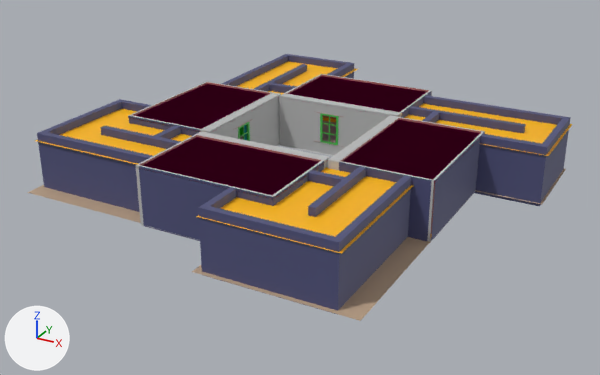
A saved change to the FBX model Assets/Meshes/Room_Loop1.fbx.
Camera for both pictures: a 50 mm lens placed at (35.7, -63.9, 33.4), pointed at (0.8, -0.4, 1.7). Lighting does not change. The marker at lower left points along +X, +Y and +Z. Where no turn or scale is listed for an object, it has been applied to the vertices.
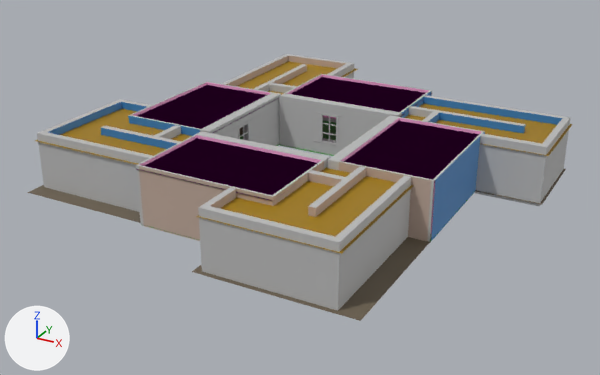
What differs and where, as boxes [x1, y1, x2, y2] in the pictures (600 x 375 px; the box of a moved part takes in the faces that stretch with it):
'polySurface474', recoloured, reshaped: [27, 54, 572, 321] in both
part 1 of me_mesh, moved or reshaped: before [136, 137, 328, 199]; after [137, 138, 324, 201]
part 2 of me_mesh, moved or reshaped: before [285, 76, 427, 116]; after [291, 77, 432, 117]
part 3 of me_mesh, moved or reshaped: before [342, 120, 485, 183]; after [327, 121, 479, 183]
part 4 of me_mesh, moved or reshaped: before [128, 84, 274, 132]; after [138, 85, 278, 133]
part 5 of me_mesh, moved or reshaped: before [474, 134, 542, 205]; after [475, 134, 542, 205]
part 6 of me_mesh, recoloured: [145, 121, 475, 242] in both
part 7 of me_mesh, recoloured: [235, 112, 342, 146] in both
part 8 of me_mesh, recoloured (green to grey): [238, 113, 339, 145] in both
part 9 of me_mesh, recoloured: [323, 117, 432, 239] in both
part 10 of me_mesh, recoloured (blue to grey): [37, 54, 571, 314] in both
part 11 of me_mesh, recoloured (blue to brown): [139, 56, 432, 241] in both

What changed in the scene script:
```text
Change mat_cementfloor:
    mat_cementfloor.base_color: (0.5, 0.358, 0.243) -> (0.152, 0.12, 0.0792)  # beige #bca187 -> brown #6d6150
Change mat_coridoorceilings:
    mat_coridoorceilings.base_color: (1.0, 0.486, 0.0) -> (0.355, 0.199, 0.0)  # yellow #ffb900 -> yellow #a17b00
Change mat_cementwall:
    mat_cementwall.base_color: (0.0772, 0.0815, 0.191) -> (0.0415, 0.222, 0.534)  # dark blue #4f5179 -> blue #3982c1
Add mat_cementwalls2:
    mat_cementwalls2 = principled_material('CementWalls2')
    mat_cementwalls2.base_color = (0.527, 0.399, 0.327)  # beige #c0a99b
    mat_cementwalls2.roughness = 0.553
Change me_mesh:
    where me_mesh.from_pydata(...)  # 2104 vertices, 3854 faces; spans x -19.5..22.3, y -19.8..22.9, z 2.2..7.8
    used by ob_polysurface474; location = (0.0, 0.0, 0.0)
    verts and faces of me_mesh; kept vertices keep their numbers, new ones are numbered from 2104
    before: 1692 (16.0, 5.9, 2.2), 1693 (16.0, 5.9, 7.8) at pixel (481, 133), 1694 (16.0, 5.2, 2.2) at pixel (473, 193), 1695 (16.0, 5.2, 7.8) at pixel (478, 135)
    me_mesh part 1: the loose piece of 4 vertices spanning x -6.3..6.7, y -15.2..-5.9, z 7.6 is moved by (0.0, -0.1, -0.1)
    me_mesh part 2: the loose piece of 4 vertices spanning x -5.6..7.4, y 6.8..16.1, z 7.6 is moved by (0.1, 0.1, -0.1)
    me_mesh part 3: the loose piece of 4 vertices spanning x 6.8..16.2, y -6.5..6.5, z 7.6 is moved by (-0.1, 0.0, -0.1)
    me_mesh part 4: the loose piece of 4 vertices spanning x -15.0..-5.7, y -5.7..7.4, z 7.6 is moved by (0.1, 0.1, -0.1)
    me_mesh part 5
    add for i in [*range(1692, 1696)]: verts[i] += (0.1, 0.0, 0.0)
    me_mesh part 6: 8 faces spanning x -15.0..16.2, y -15.2..16.1, z 2.5 switch from mat_carpet (grey #bcbcbc) to mat_carpet_protectors (green #328c2d)
    me_mesh part 7: 224 faces spanning x -6.8..8.0, y -7.0..7.9, z 3.6..6.8 switch from mat_windowsill (grey #bca3a1) to mat_lambert1 (grey #bcbcbc)
    me_mesh part 8: 720 faces spanning x -6.0..7.1, y -6.2..7.0, z 3.5..6.8 switch from mat_windowframe (green #44bc4b) to mat_lambert1 (grey #bcbcbc)
    me_mesh part 9: 1840 faces spanning x -14.8..16.0, y -15.0..15.9, z 2.2..6.9 switch from mat_doorframe_skirting (orange #ffb100) to mat_lambert1 (grey #bcbcbc)
    me_mesh part 10: 246 faces spanning x -19.1..22.1, y -19.4..22.0, z 2.2..7.8 switch from mat_cementwall (dark blue #4e5179) to mat_lambert1 (grey #bcbcbc)
    me_mesh part 11: 74 faces spanning x -14.8..15.9, y -18.7..21.4, z 2.2..7.8 switch from mat_cementwall (dark blue #4e5179) to mat_cementwalls2 (beige #c0a99b)
    remove me_mesh.materials.append(mat_windowwalls)  # cyan #00dfe6
```
